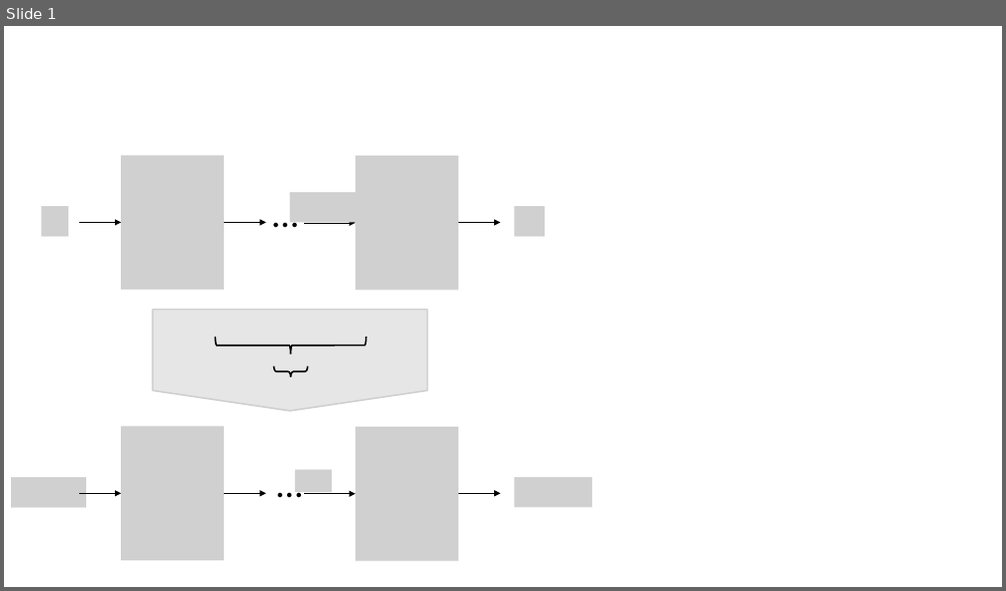
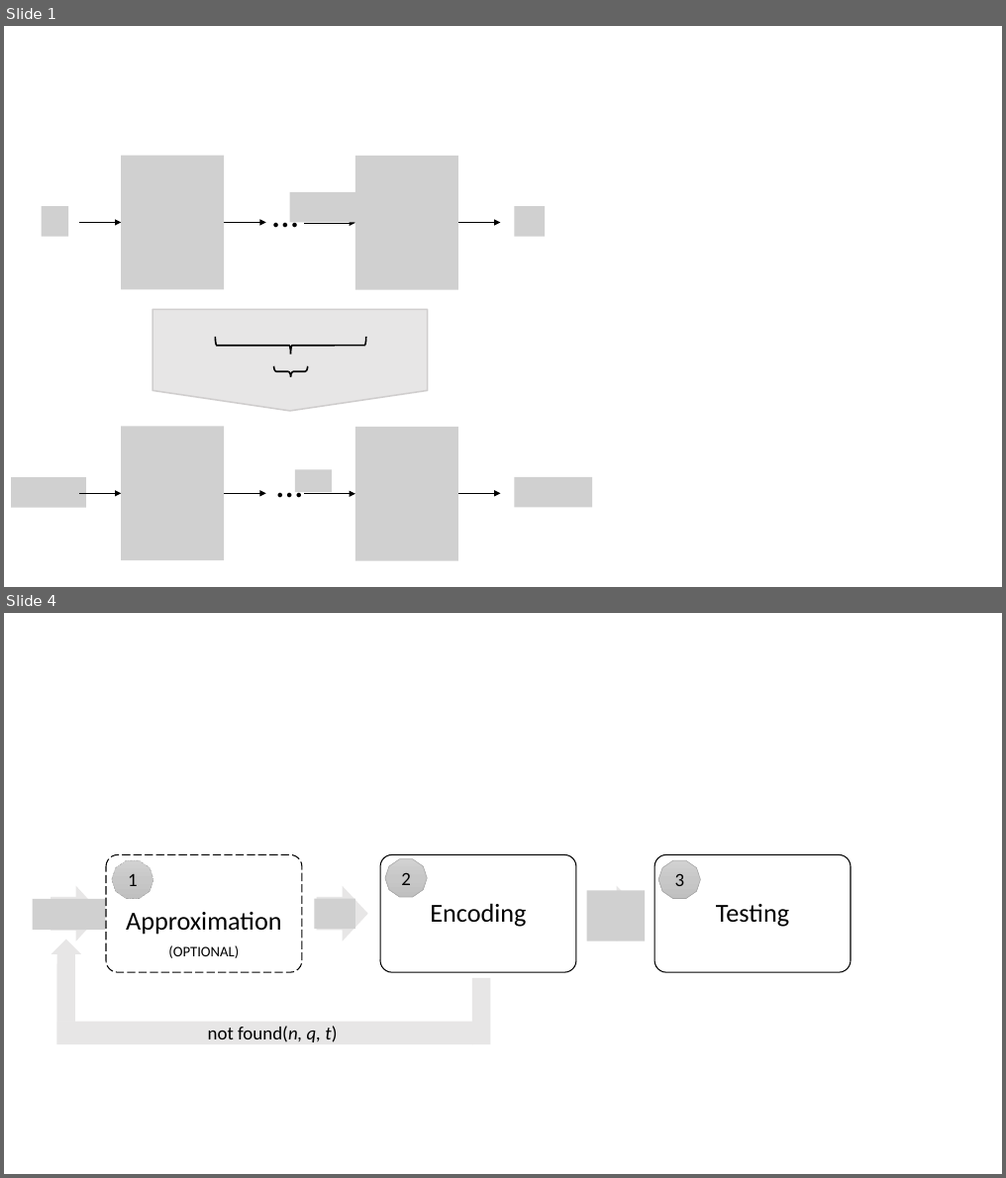
Before and after one commit to barlettacarmen/CrCNN, a slide deck: Doc/Img/Immagini_tesi.pptx. Shown one above the other, each under a label of ours: slide 1 before the commit, slides 1 and 4 after it; the slides between them are not shown. The pictures are 1006x591 and 1006x1178 pixels, drawn with LibreOffice and Linux fonts; fonts in the diff are those of the drawing; grey boxes stand for pictures. Boxes give left, top, right and bottom in pixels: in the first picture for what was removed or moved away, otherwise in the second. Text is boxed around its words. In the diff, an @@ line names an element or a change of style, - is before the commit and + after.

```diff
--- a/Doc/Img/Immagini_tesi.pptx
+++ b/Doc/Img/Immagini_tesi.pptx
@@ slide 4 added at (x1=4, y1=613, x2=1002, y2=1174), background #FFFFFF @@
@@ group added at (x1=33, y1=855, x2=850, y2=1045): 4 right arrows, 4 rectangles, 4 texts, 3 pictures, 3 rounded rectangles, 3 decagons @@
+Approximation
+(OPTIONAL)
+Encoding
+Testing
+not found(n, q, t)
+1
+2
+3
```
Also in this commit, not shown: 2 slides changed, 4 other files.
